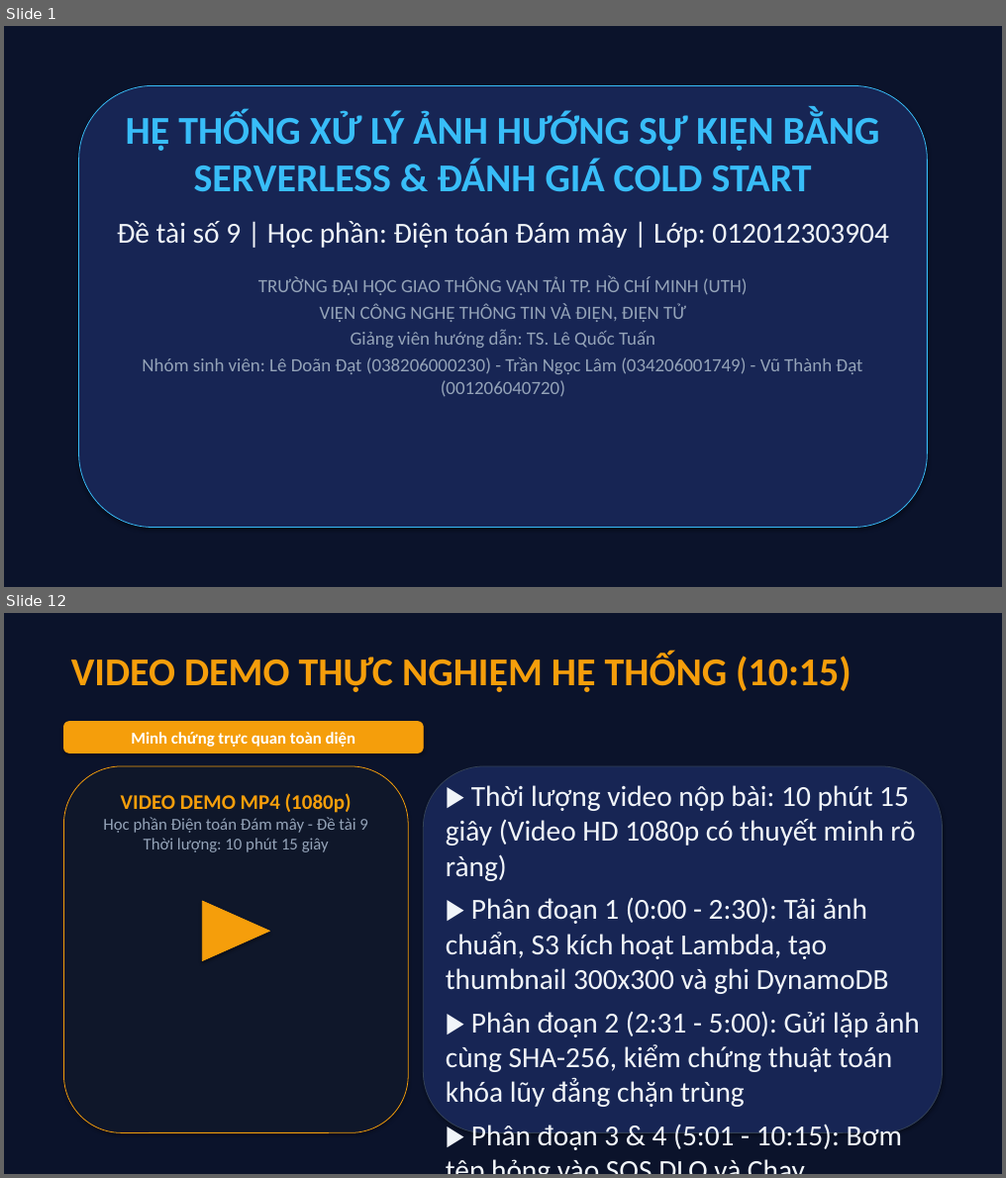
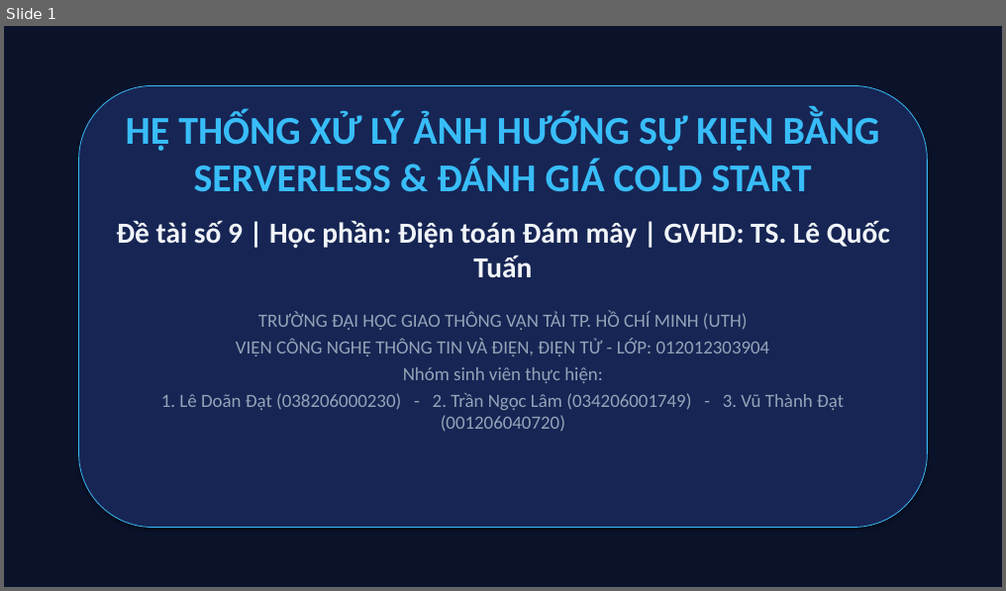
Before and after one commit to datdanghoccode/DTDM_XuLyAnh_Serverless, a slide deck: docs/DTDM_ThuyetTrinh_DeTai9.pptx. Shown one above the other, each under a label of ours: slides 1 and 12 before the commit, slide 1 after it; the slides between them are not shown. The pictures are 1006x1178 and 1006x591 pixels, drawn with LibreOffice and Linux fonts; fonts in the diff are those of the drawing. Boxes give left, top, right and bottom in pixels: in the first picture for what was removed or moved away, otherwise in the second. Text is boxed around its words. In the diff, an @@ line names an element or a change of style, - is before the commit and + after.

```diff
--- a/docs/DTDM_ThuyetTrinh_DeTai9.pptx
+++ b/docs/DTDM_ThuyetTrinh_DeTai9.pptx
@@ slide 12 removed at (4,613,1002,1174), background #FFFFFF @@
@@ rectangle removed at (4,613,1002,1174) @@
@@ text removed at (71,653,851,692) @@
-VIDEO DEMO THỰC NGHIỆM HỆ THỐNG (10:15)
@@ rounded rectangle removed at (63,722,423,753) @@
-Minh chứng trực quan toàn diện
@@ rounded rectangle removed at (63,766,408,1134) @@
@@ rounded rectangle removed at (423,766,943,1134) @@
@@ text removed at (446,785,920,1154) @@
-▶ Thời lượng video nộp bài: 10 phút 15 giây (Video HD 1080p có thuyết minh rõ ràng)
-▶ Phân đoạn 1 (0:00 - 2:30): Tải ảnh chuẩn, S3 kích hoạt Lambda, tạo thumbnail 300x300 và ghi DynamoDB
-▶ Phân đoạn 2 (2:31 - 5:00): Gửi lặp ảnh cùng SHA-256, kiểm chứng thuật toán khóa lũy đẳng chặn trùng
-▶ Phân đoạn 3 & 4 (5:01 - 10:15): Bơm tệp hỏng vào SQS DLQ và Chạy Benchmark định lượng 100 lần gọi
@@ text removed at (103,793,367,853) @@
-VIDEO DEMO MP4 (1080p)
-Học phần Điện toán Đám mây - Đề tài 9
-Thời lượng: 10 phút 15 giây
@@ triangle removed at (202,901,269,961) @@
@@ slide 1 changed as well @@
@@ text at (116,221,890,278): text changed; bold on @@
-Đề tài số 9 | Học phần: Điện toán Đám mây | Lớp: 012012303904
+Đề tài số 9 | Học phần: Điện toán Đám mây | GVHD: TS. Lê Quốc Tuấn
@@ text at (161,338,844,431): text changed @@
-VIỆN CÔNG NGHỆ THÔNG TIN VÀ ĐIỆN, ĐIỆN TỬ
-Giảng viên hướng dẫn: TS. Lê Quốc Tuấn
-Nhóm sinh viên: Lê Doãn Đạt (038206000230) - Trần Ngọc Lâm (034206001749) - Vũ Thành Đạt (001206040720)
+VIỆN CÔNG NGHỆ THÔNG TIN VÀ ĐIỆN, ĐIỆN TỬ - LỚP: 012012303904
+Nhóm sinh viên thực hiện:
+1. Lê Doãn Đạt (038206000230) - 2. Trần Ngọc Lâm (034206001749) - 3. Vũ Thành Đạt (001206040720)
```
Also in this commit, not shown: 8 other slides changed, 4 slides added, 3 other slides removed, 3 other files.
